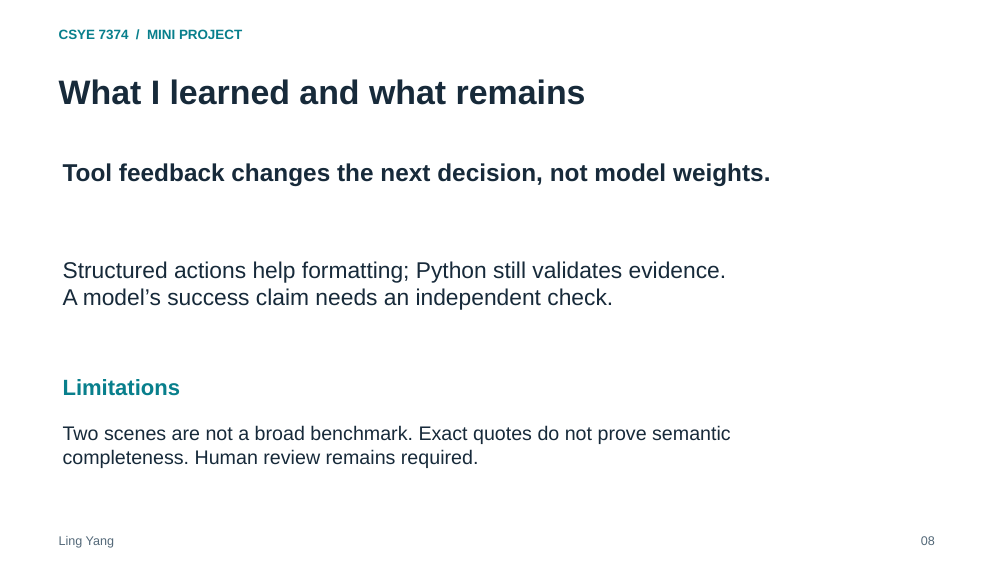
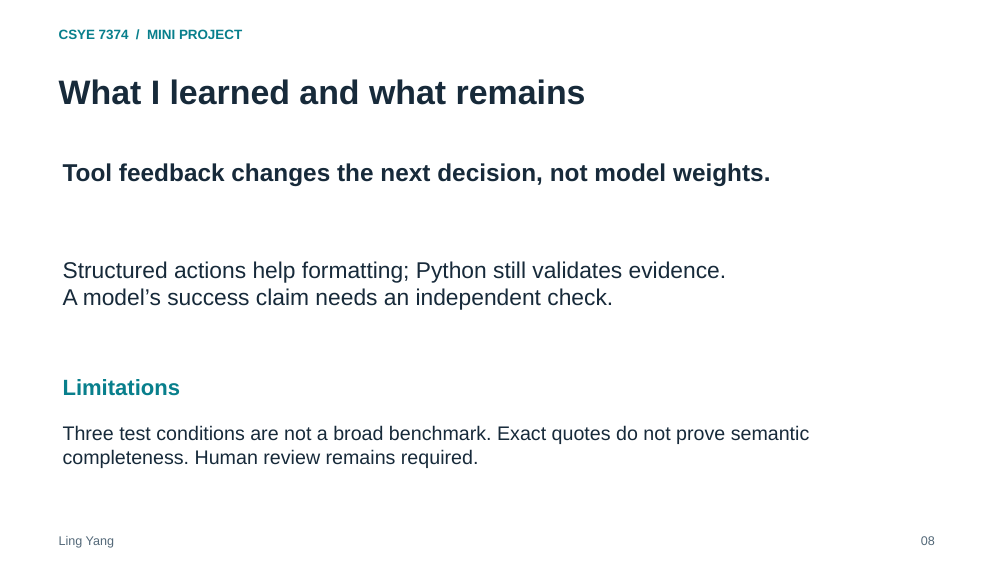
Before and after one commit to ling0021/script-production-checklist-agent, a slide deck: slide 8 of deliverables/Project_Presentation.pptx. Drawn at 1008x567 pixels with LibreOffice and Linux fonts; fonts in the diff are those of the drawing. Boxes give left, top, right and bottom in pixels: in the first picture for what was removed or moved away, otherwise in the second. Text is boxed around its words. In the diff, an @@ line names an element or a change of style, - is before the commit and + after.

```diff
--- a/deliverables/Project_Presentation.pptx
+++ b/deliverables/Project_Presentation.pptx
@@ text at <box>63,425,810,444</box>: text changed @@
-Two scenes are not a broad benchmark. Exact quotes do not prove semantic
+Three test conditions are not a broad benchmark. Exact quotes do not prove semantic
```
Also in this commit, not shown: 2 other slides changed, 2 slides added, 2 slides removed, 22 other files.
